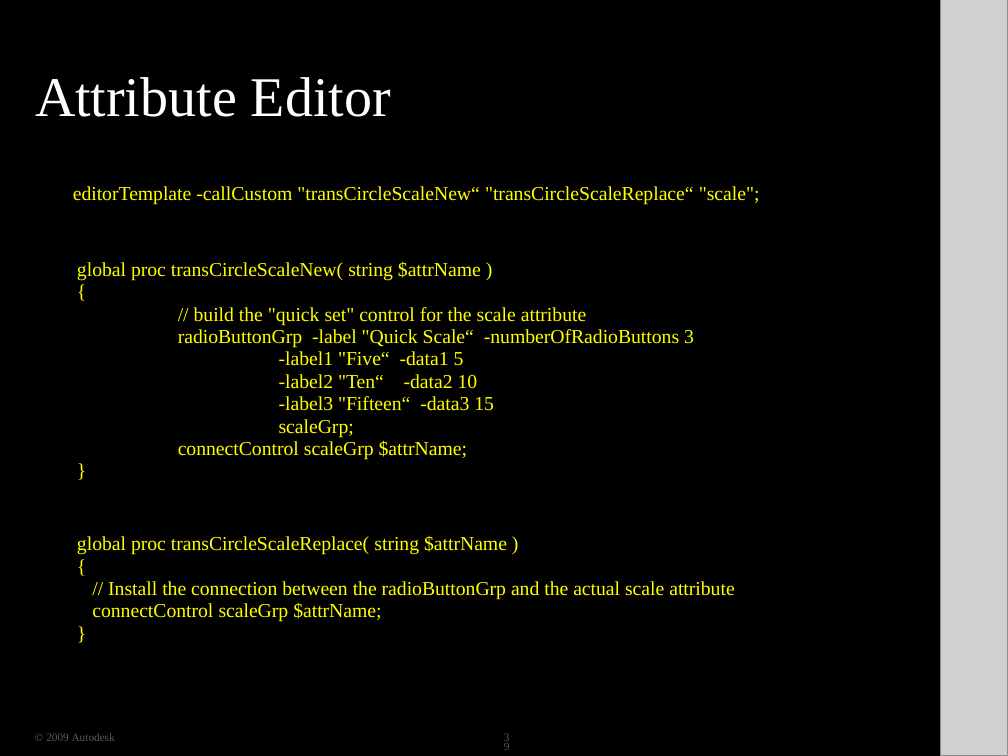
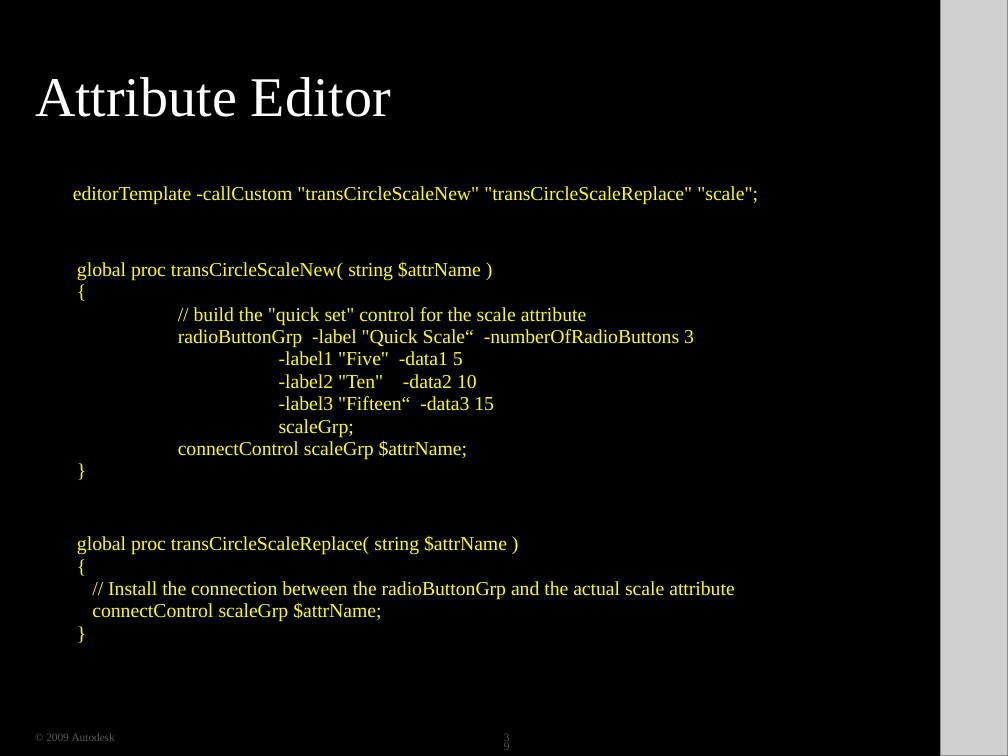
Before and after one commit to ADN-DevTech/Maya-Training-Material, a slide deck: slide 39 of 04_NodeAttributes/04_NodeAttributes.pptx. Drawn at 1008x756 pixels with LibreOffice and Linux fonts; fonts in the diff are those of the drawing; grey boxes stand for pictures; background and template pictures are left out; a plain dark background stands for a picture behind light text. Boxes give left, top, right and bottom in pixels: in the first picture for what was removed or moved away, otherwise in the second. Text is boxed around its words. In the diff, an @@ line names an element or a change of style, - is before the commit and + after.

```diff
--- a/04_NodeAttributes/04_NodeAttributes.pptx
+++ b/04_NodeAttributes/04_NodeAttributes.pptx
@@ text at (73,186,758,205): text changed @@
-editorTemplate -callCustom "transCircleScaleNew“ "transCircleScaleReplace“ "scale";
+editorTemplate -callCustom "transCircleScaleNew" "transCircleScaleReplace" "scale";
@@ text at (279,351,477,389): text changed; size 14.1 to 14 pt @@
--label1 "Five“ -data1 5
--label2 "Ten“ -data2 10
+-label1 "Five" -data1 5
+-label2 "Ten" -data2 10
```
Also in this commit, not shown: 3 other slides changed, 10 other files.
